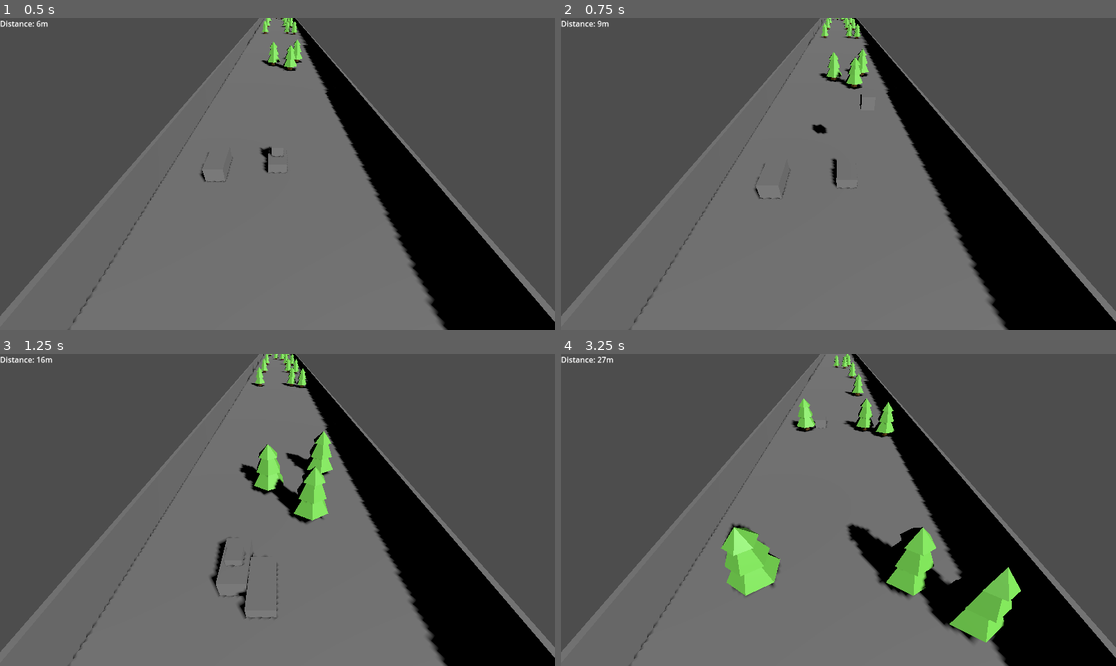
Above: before the commit, frames 1-4 (two rows, left to right).
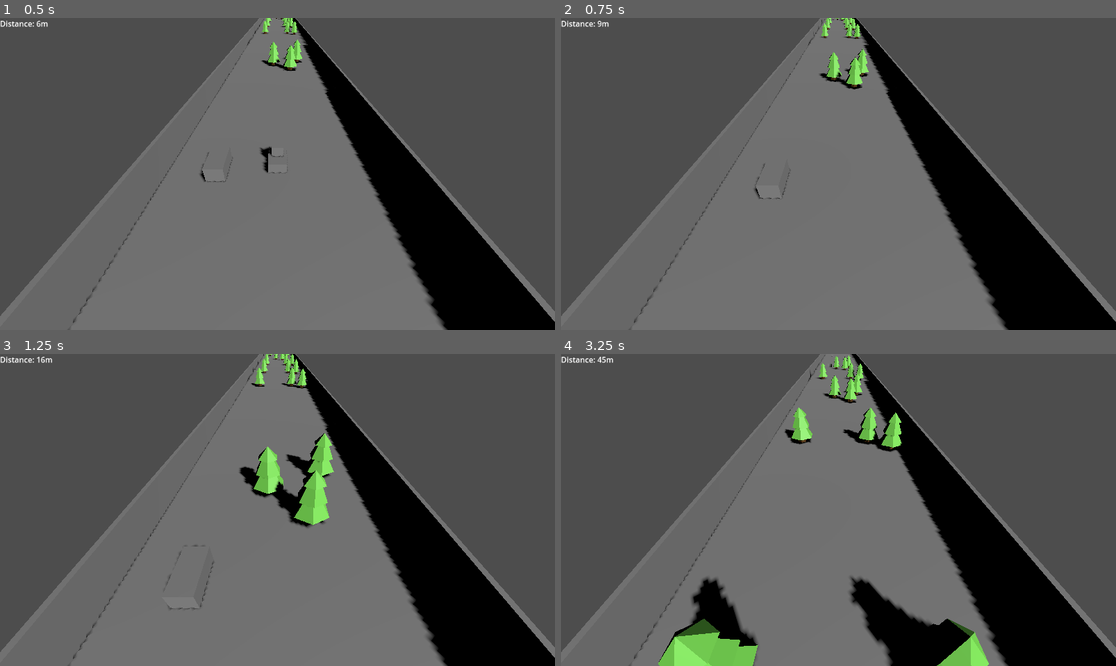
Above: after the commit, the same moments.

Repository: zenonet/EndlessRunner
Game: Godot game, scene res://root.tscn
Two runs of this game, one before a commit and one after it. Both use one fixed random seed, a clock stepped at 60 frames per second and the inputs below.
Inputs (mouse positions are in pixels of both pictures, inside the frame that each line leads up to):
- Up to frame 1 (0.5 s): no input
- Up to frame 2 (0.75 s): move the mouse to (960, 158) at 0.52 s; hold D (right) from 0.53 s (still down); tap Space (jump) at 0.6 s
- Up to frame 3 (1.25 s): keep holding D (right); tap Space (jump) at 0.77, 1.07 s
- Up to frame 4 (3.25 s): move the mouse to (727, 525) at 1.27 s; release D (right) at 1.28 s; hold A (left) 1.28-2.03 s; tap Space (jump) at 1.35, 1.52, 1.82, 2.1, 2.85, 3.02 s; move the mouse to (894, 441) at 2.02 s; hold D (right) from 2.03 s (still down); move the mouse to (810, 572) at 2.77 s

Frame 1 is identical in both runs. In frame 2, 0.2% of the frame differs, in the area x 45-55%, y 24-55%; in frame 3, 1.3%; in frame 4, 14%, in the area x 6-83%, y 0-100%.

Commit message:
Made animals throw off the player after some time, also added touch input

Diff:
--- a/PlayerCharacter.gd
+++ b/PlayerCharacter.gd
@@ -34,6 +34,18 @@
 				isDecending = true
 
 
+
+func _input(event):
+	var is_drag:bool = event is InputEventScreenDrag or event is InputEventMouseMotion
+	var is_press:bool = !is_drag and event.is_pressed()
+	var is_release:bool = !is_drag and !event.is_pressed()
+
+	if isFlying && is_press && isAnimalAvailable:
+		isLanding = true
+
+	if !isFlying && is_release:
+		leave_animal()
+
 func mount_animal():
 	print("Mounting...")
 	GameManager.playerSpeed -= jumpSpeedIncrease
@@ -42,8 +54,10 @@
 	position = availableAnimal.playerPosition
 	isFlying = false
 	isLanding = false
+	availableAnimal.on_player_mounted(self)
 
 func leave_animal():
+	if isFlying: return
 	GameManager.playerSpeed += jumpSpeedIncrease
 	# Make controlled animal self controlled again
 	get_parent().isPlayerControlled = false
--- a/animal.gd
+++ b/animal.gd
@@ -9,9 +9,13 @@
 @onready var targetX:float = global_position.x
 @onready var playerPosition = $PlayerPosition.position
 
+var dragInput:float = 0
+func _ready():
+	$WarningText.visible = false
+
 func _process(delta):
 	if isPlayerControlled:
-		var input = Input.get_axis("right", "left")
+		var input = Input.get_axis("right", "left") + dragInput
 		position.x += input * HORIZONTAL_SPEED * delta
 	else:
 		var relativeSpeed:float = normalSpeed - GameManager.playerSpeed
@@ -19,9 +23,23 @@
 		position.z += relativeSpeed*delta
 		global_position.x = move_toward(global_position.x, targetX, 4*delta)
 
+func _input(event):
+	if !isPlayerControlled: return
+
+	var is_drag:bool = event is InputEventScreenDrag or event is InputEventMouseMotion
+
+	if is_drag:
+		dragInput = event.relative.x * -0.08
+
+var playerNode:Node3D
+var isTimerForWarning:bool = true
+func on_player_mounted(player):
+	playerNode = player
+	isTimerForWarning = true
+	$ThrowOffTimer.start(10)
+
 func on_avoidance_trigger_detected(direction:int):
 	targetX += direction * avoidanceDistance
-
 
 func _on_body_entered(body):
 	if !isPlayerControlled: return
@@ -29,9 +47,18 @@
 	if body.is_in_group("obstacles"):
 		GameManager.game_over.emit()
 
-
 func _on_area_entered(area):
 	if !isPlayerControlled: return
 
 	if (area.is_in_group("animals") && !area.isPlayerControlled):
 		GameManager.game_over.emit()
+
+
+func _on_throw_off_timer_timeout():
+	if isTimerForWarning:
+		$WarningText.visible = true
+		$ThrowOffTimer.start(3)
+		isTimerForWarning = false
+	else:
+		$WarningText.visible = false
+		playerNode.leave_animal()
--- a/project.godot
+++ b/project.godot
@@ -38,8 +38,13 @@
 jump={
 "deadzone": 0.5,
 "events": [Object(InputEventKey,"resource_local_to_scene":false,"resource_name":"","device":-1,"window_id":0,"alt_pressed":false,"shift_pressed":false,"ctrl_pressed":false,"meta_pressed":false,"pressed":false,"keycode":0,"physical_keycode":32,"key_label":0,"unicode":32,"echo":false,"script":null)
+, Object(InputEventJoypadButton,"resource_local_to_scene":false,"resource_name":"","device":-1,"button_index":0,"pressure":0.0,"pressed":false,"script":null)
 ]
 }
+
+[input_devices]
+
+pointing/emulate_touch_from_mouse=true
 
 [rendering]
 
--- a/scenes/obstacles/animal.tscn
+++ b/scenes/obstacles/animal.tscn
@@ -19,5 +19,14 @@
 [node name="PlayerPosition" type="Marker3D" parent="."]
 transform = Transform3D(1, 0, 0, 0, 1, 0, 0, 0, 1, 0, 0.344474, 0)
 
+[node name="ThrowOffTimer" type="Timer" parent="."]
+one_shot = true
+
+[node name="WarningText" type="Label3D" parent="."]
+transform = Transform3D(1, 0, 0, 0, 0.956702, -0.29107, 0, 0.29107, 0.956702, -0.369626, 0.522152, -0.0124035)
+text = "!"
+font_size = 100
+
 [connection signal="area_entered" from="." to="." method="_on_area_entered"]
 [connection signal="body_entered" from="." to="." method="_on_body_entered"]
+[connection signal="timeout" from="ThrowOffTimer" to="." method="_on_throw_off_timer_timeout"]
